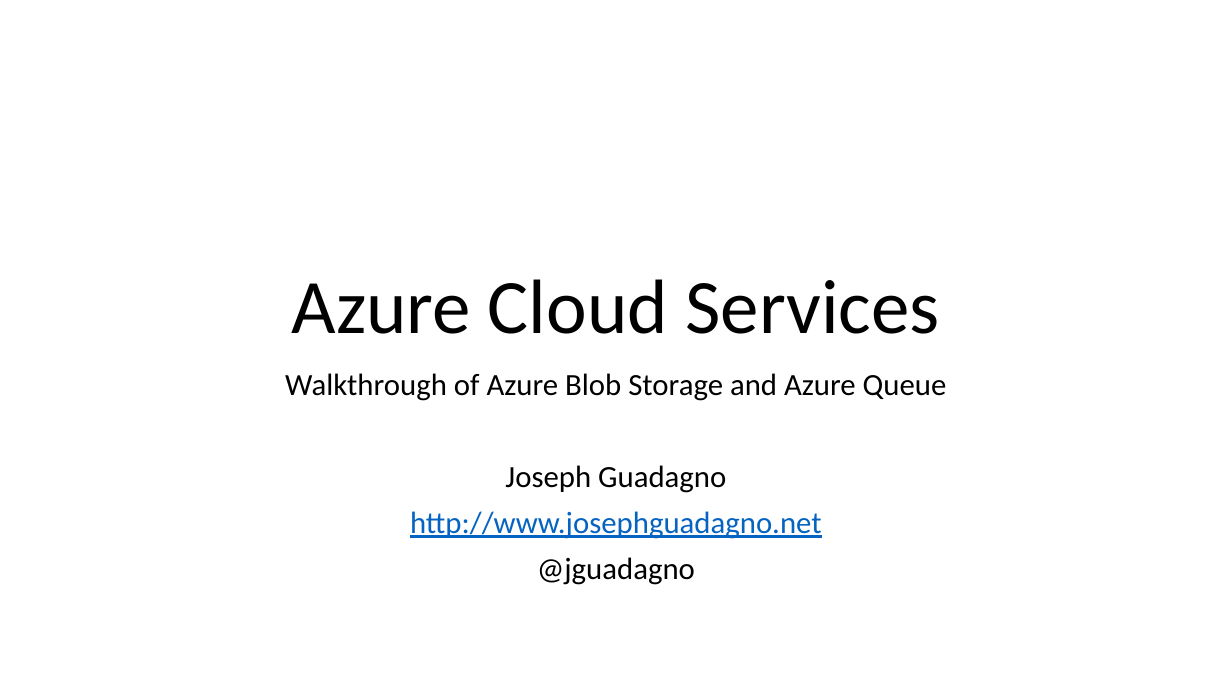
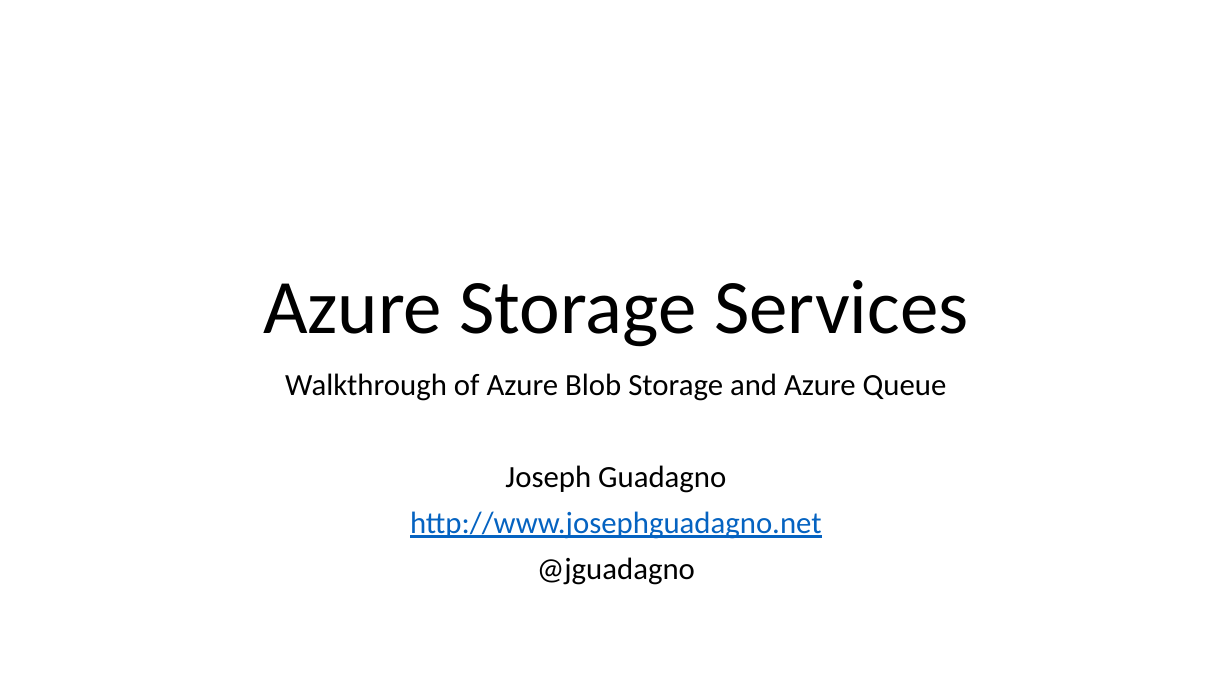
Before and after one commit to jguadagno/AzurePhotos, a slide deck: slide 1 of Azure Cloud Services.pptx. Drawn at 1232x693 pixels with LibreOffice and Linux fonts; fonts in the diff are those of the drawing. Boxes give left, top, right and bottom in pixels: in the first picture for what was removed or moved away, otherwise in the second. Text is boxed around its words. In the diff, an @@ line names an element or a change of style, - is before the commit and + after.

```diff
--- a/Azure Cloud Services.pptx
+++ b/Azure Cloud Services.pptx
@@ title at (263,280,968,347): text changed @@
-Azure Cloud Services
+Azure Storage Services
```
Also in this commit, not shown: 1 other slide changed, 23 slides added.
